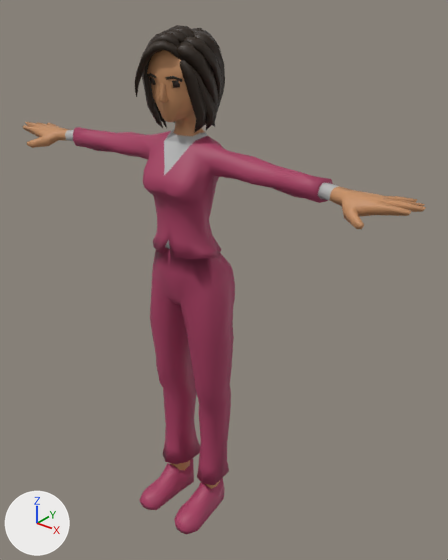
Renders of the glTF model js/models/avatars/club-crowd-vf6.glb from each side of a commit.
The view is the same before and after, from a camera (50 mm lens) standing at (1.347, -1.551, 1.968) and looking at (0.086, 0.026, 0.991). Every picture has the same lights, and +X, +Y and +Z are marked at lower left. The first picture is the older version. Vertices at exactly the same position are counted once.

The first picture shows 'Suit_Body'.
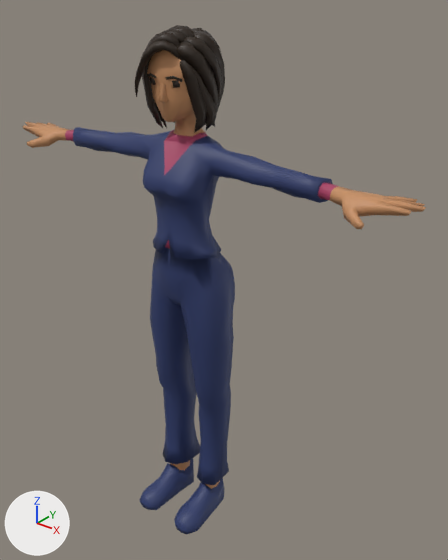
Pixel boxes (x1, y1, x2, y2) of what changed, in the pictures (448 x 560 px):
part 1 of me_suit_body, recoloured (pink to dark blue): (65, 127, 339, 534) in both

The change, as a diff of the scene's bpy script:
```diff
--- a/js/models/avatars/club-crowd-vf6.glb.py
+++ b/js/models/avatars/club-crowd-vf6.glb.py
@@ me_suit_body @@
 me_suit_body.from_pydata(...)  # 1674 vertices, 3240 faces; spans x -0.82..0.82, y -0.27..0.1, z 0.0..1.84
 # used by ob_suit_body; location = (0.0, 0.0, 0.0)
+# me_suit_body part 1: 1323 faces centred in x -0.56..0.56, y -0.27..0.06, z 0.0..1.52 are repainted in the vertex colours; the middle colour goes from pink #a83d62 to dark blue #2e3b6a
 me_suit_body.materials.append(mat_crowd)
```
